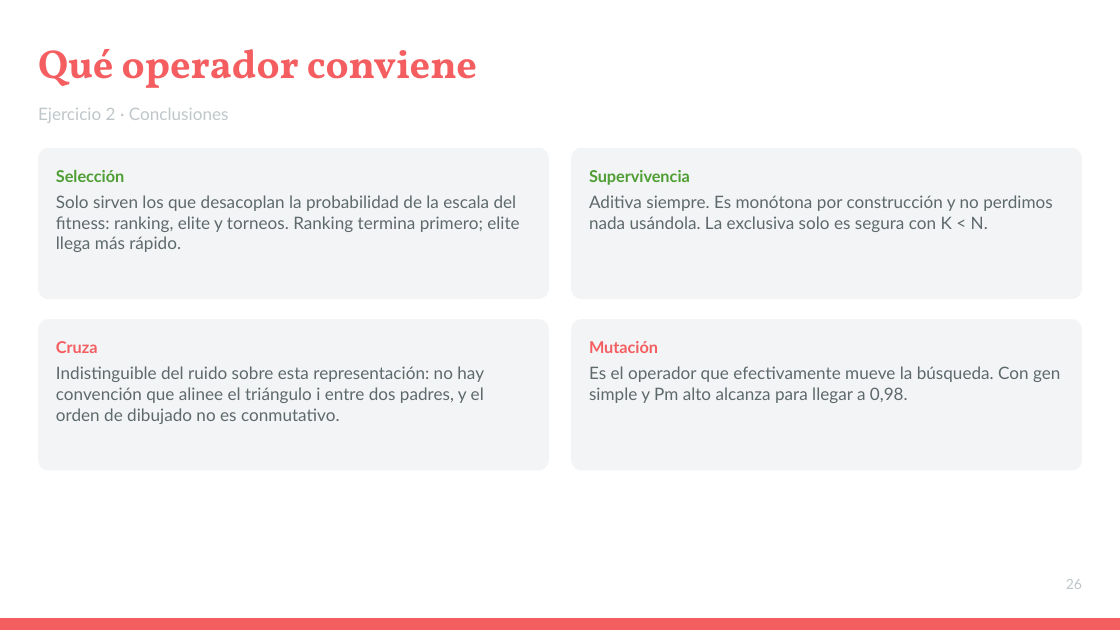
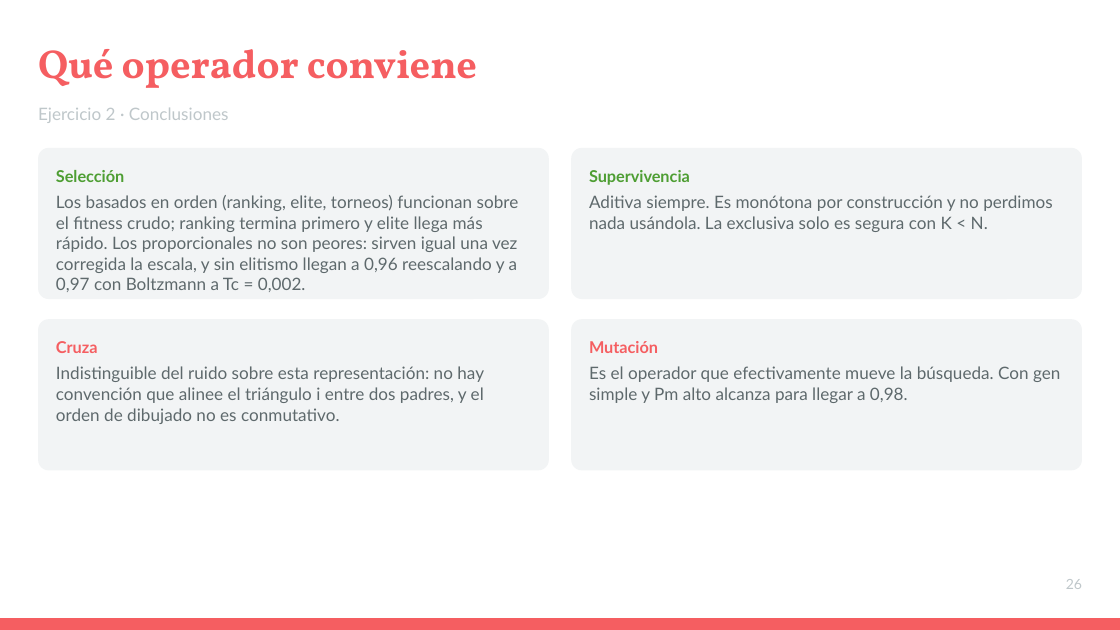
Before and after one commit to ldicandia/SIA-G3, a slide deck: slide 26 of TP2/docs/Presentacion.pptx. Drawn at 1120x630 pixels with LibreOffice and Linux fonts; fonts in the diff are those of the drawing. Boxes give left, top, right and bottom in pixels: in the first picture for what was removed or moved away, otherwise in the second. Text is boxed around its words. In the diff, an @@ line names an element or a change of style, - is before the commit and + after.

```diff
--- a/TP2/docs/Presentacion.pptx
+++ b/TP2/docs/Presentacion.pptx
@@ text at bbox=[56, 195, 519, 292]: text changed @@
-Solo sirven los que desacoplan la probabilidad de la escala del fitness: ranking, elite y torneos. Ranking termina primero; elite llega más rápido.
+Los basados en orden (ranking, elite, torneos) funcionan sobre el fitness crudo; ranking termina primero y elite llega más rápido. Los proporcionales no son peores: sirven igual una vez corregida la escala, y sin elitismo llegan a 0,96 reescalando y a 0,97 con Boltzmann a Tc = 0,002.
```
Also in this commit, not shown: 3 other slides changed.
